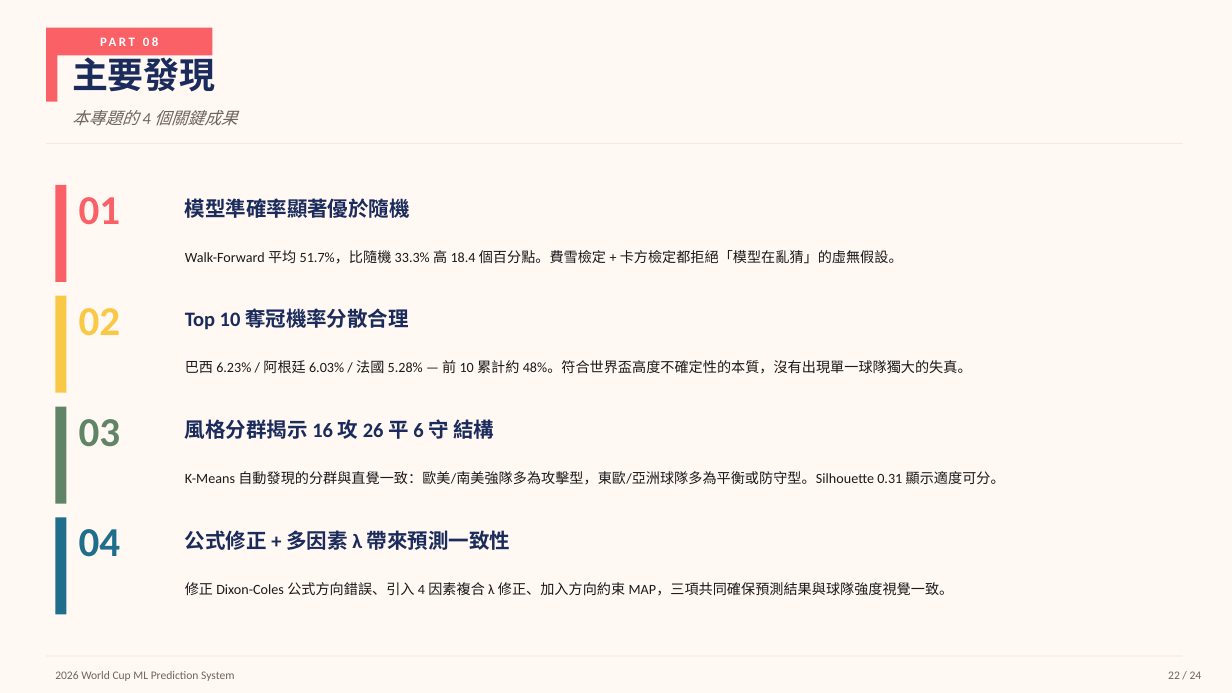
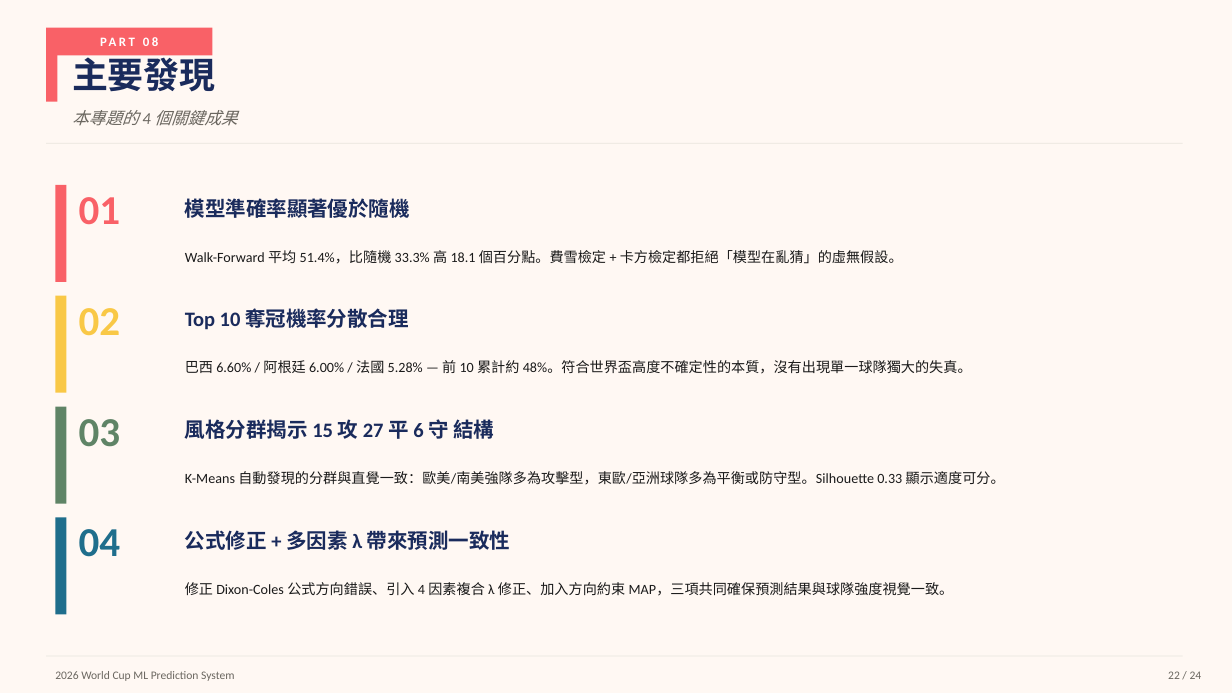
Before and after one commit to AstorYeh/worldcup-ml-2026, a slide deck: slide 22 of presentation/2026_WorldCup_ML_期末報告.pptx. Drawn at 1232x693 pixels with LibreOffice and Linux fonts; fonts in the diff are those of the drawing. Boxes give left, top, right and bottom in pixels: in the first picture for what was removed or moved away, otherwise in the second. Text is boxed around its words. In the diff, an @@ line names an element or a change of style, - is before the commit and + after.

```diff
--- a/presentation/2026_WorldCup_ML_期末報告.pptx
+++ b/presentation/2026_WorldCup_ML_期末報告.pptx
@@ text at box(185, 250, 903, 264): text changed @@
-Walk-Forward 平均 51.7%，比隨機 33.3% 高 18.4 個百分點。費雪檢定 + 卡方檢定都拒絕「模型在亂猜」的虛無假設。
+Walk-Forward 平均 51.4%，比隨機 33.3% 高 18.1 個百分點。費雪檢定 + 卡方檢定都拒絕「模型在亂猜」的虛無假設。
@@ text at box(185, 360, 972, 374): text changed @@
-巴西 6.23% / 阿根廷 6.03% / 法國 5.28% — 前 10 累計約 48%。符合世界盃高度不確定性的本質，沒有出現單一球隊獨大的失真。
+巴西 6.60% / 阿根廷 6.00% / 法國 5.28% — 前 10 累計約 48%。符合世界盃高度不確定性的本質，沒有出現單一球隊獨大的失真。
@@ text at box(185, 417, 494, 443): text changed @@
-風格分群揭示 16 攻 26 平 6 守 結構
+風格分群揭示 15 攻 27 平 6 守 結構
@@ text at box(185, 471, 1005, 485): text changed @@
-K-Means 自動發現的分群與直覺一致：歐美/南美強隊多為攻擊型，東歐/亞洲球隊多為平衡或防守型。Silhouette 0.31 顯示適度可分。
+K-Means 自動發現的分群與直覺一致：歐美/南美強隊多為攻擊型，東歐/亞洲球隊多為平衡或防守型。Silhouette 0.33 顯示適度可分。
```
Also in this commit, not shown: 5 other slides changed, 1 other file.
